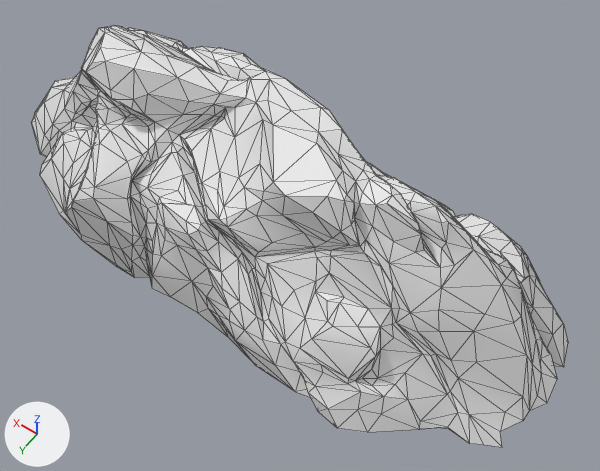
The FBX model Assets/Levels/Assets/background/1/background_1.fbx: old version first, new version second.
Both versions are drawn from a 50 mm lens placed at (-48.1, 93.9, 103.2), pointed at (-7.1, 36.6, 13.1). The axes (+X, +Y, +Z) are drawn at lower left. The lights are the same throughout. Mesh edges are drawn as thin lines.

The older version as bpy lines, for what is in view:
```python
me_plane_008_009 = bpy.data.meshes.new('Plane_008.009')
me_plane_008_009.from_pydata(...)  # 767 vertices, 1492 faces; spans x -45.4..49.6, y -17.3..19.5, z 3.3..33.2
ob_back_1_lp = bpy.data.objects.new('back_1_lp', me_plane_008_009)
ob_back_1_lp.location = (0.0, 33.8, 0.0)
```
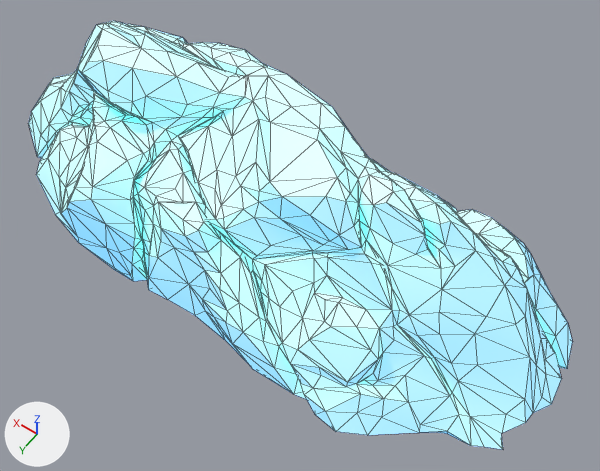
What differs and where, as boxes (x1, y1, x2, y2) in the pictures (600 x 471 px):
'back_1_lp', reshaped: before (31, 25, 568, 447); after (28, 21, 572, 449)
part 1 of me_plane_008_009, added: after (28, 21, 572, 449)
part 2 of me_plane_008_009, recoloured: before (31, 25, 568, 447)

The change, as a diff of the scene's bpy script:
```diff
--- a/Assets/Levels/Assets/background/1/background_1.fbx.py
+++ b/Assets/Levels/Assets/background/1/background_1.fbx.py
@@ mat_background_1 @@
+mat_background_1 = principled_material('background_1')
+mat_background_1.base_color = (0.123, 0.393, 0.783)  # blue #62a8e5
@@ mat_material_002 @@
+mat_material_002 = principled_material('Material.002')
+mat_material_002.base_color = (0.8, 0.8, 0.8)  # white #e7e7e7
+mat_material_002.emission_color = (0.0, 0.422, 1.0)  # blue #00aeff
+mat_material_002.emission_strength = 1.0
@@ me_plane_008_009 @@
 # used by ob_back_1_lp; location = (0.0, 33.8, 0.0)
-me_plane_008_009.from_pydata(...)  # 767 vertices, 1492 faces; spans x -45.4..49.6, y -17.3..19.5, z 3.3..33.2
+me_plane_008_009.from_pydata(...)  # 1534 vertices, 3024 faces; spans x -45.9..50.1, y -17.9..20.1, z 2.8..33.8
+# me_plane_008_009 part 1: 767 vertices added at x -45.9..50.1, y -17.9..20.1, z 2.8..33.8
+# me_plane_008_009 part 2: 1492 faces spanning x -45.4..49.6, y -17.3..19.5, z 3.3..33.2 switch from no material to mat_background_1 (blue #62a8e5)
+me_plane_008_009.materials.append(mat_material_002)  # white #e7e7e7
```
